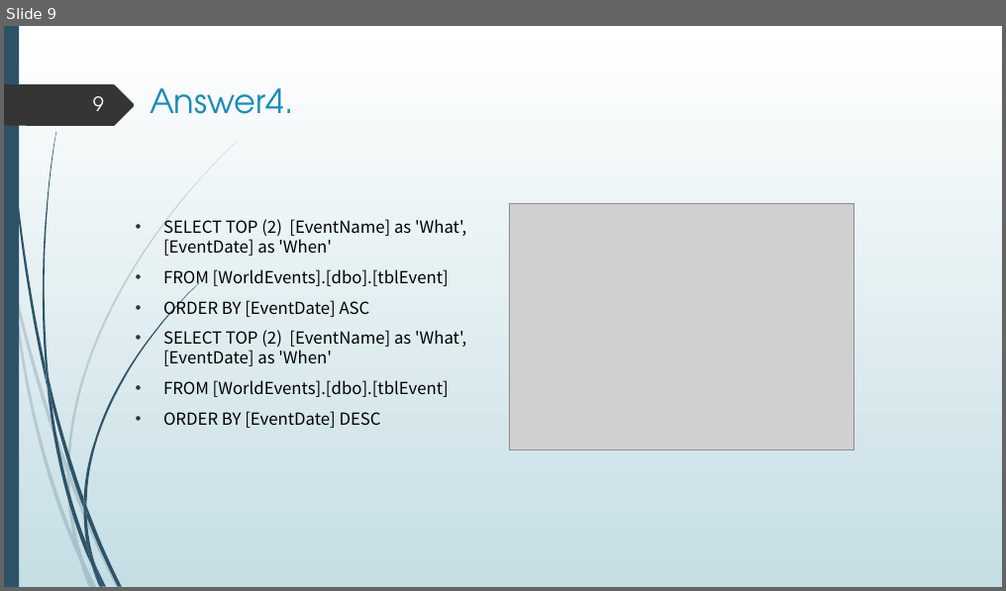
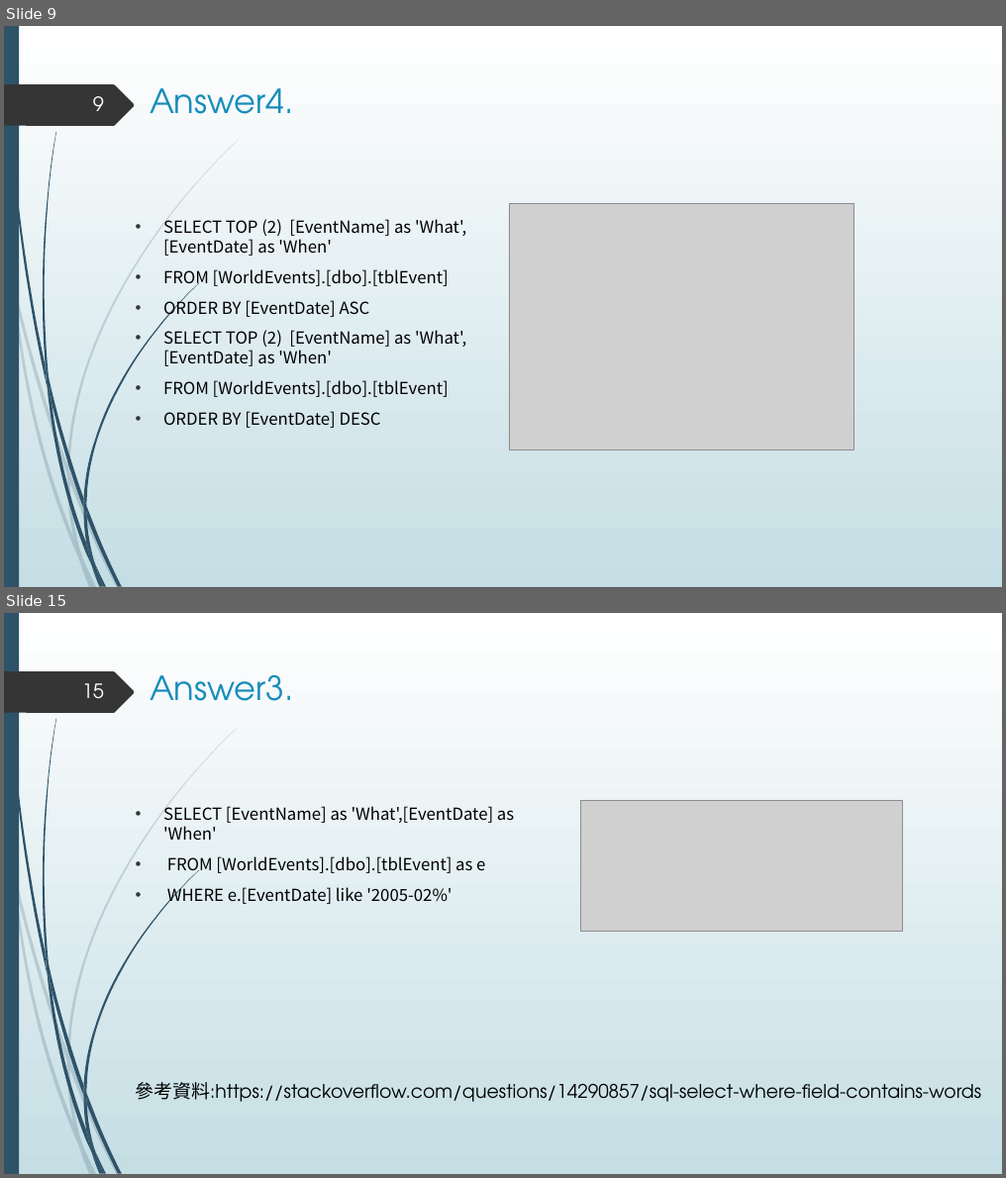
Before and after one commit to hsu0808/mssql-learning-2023-summer, a slide deck: sql answer.pptx. Shown one above the other, each under a label of ours: slide 9 before the commit, slides 9 and 15 after it; the slides between them are not shown. The pictures are 1006x591 and 1006x1178 pixels, drawn with LibreOffice and Linux fonts; fonts in the diff are those of the drawing; grey boxes stand for pictures. Boxes give left, top, right and bottom in pixels: in the first picture for what was removed or moved away, otherwise in the second. Text is boxed around its words. In the diff, an @@ line names an element or a change of style, - is before the commit and + after.

```diff
--- a/sql answer.pptx
+++ b/sql answer.pptx
@@ slide 15 added at [4,613,1002,1174], background gradient #FFFFFF to #C5DEE5; not listed: 24 template elements that a slide beside it also shows @@
@@ page number added at [82,683,104,699], 19 pt, text #FEFFFF @@
+15
@@ title added at [150,675,294,701], 32 pt, text #178DBB @@
+Answer3.
@@ text added at [163,806,514,904], 16 pt, text #000000 @@
+• SELECT [EventName] as 'What',[EventDate] as 'When'
+• FROM [WorldEvents].[dbo].[tblEvent] as e
+• WHERE e.[EventDate] like '2005-02%'
@@ picture added at [581,800,902,932] @@
@@ text added at [136,1082,982,1102], 18 pt, text #000000 @@
+參考資料:https://stackoverflow.com/questions/14290857/sql-select-where-field-contains-words
```
Also in this commit, not shown: 5 other slides added.
